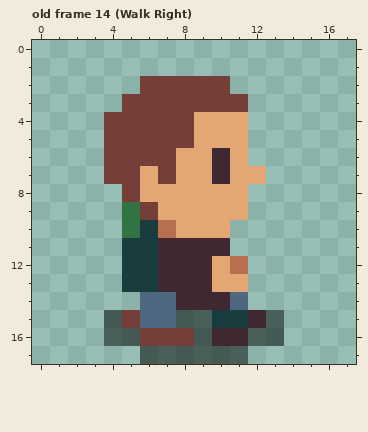
Pixel-art file: world/player/player.aseprite. The picture above is the old version.
18x18 pixels, 27 frames. Shown: old frame 14 (Walk Right). The commit also changed other frames, which this record leaves out.
Now the later version:
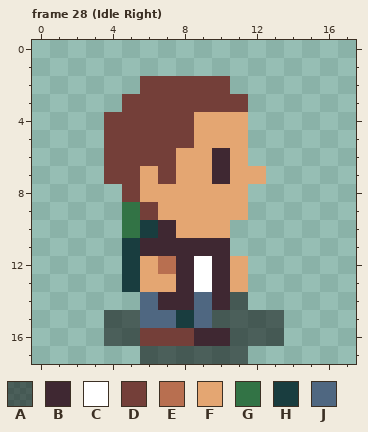
Palette (. is transparent): A #00000080  B #3f2832  C #ffffff  D #743f39  E #b86f50  F #e4a672  G #327345  H #193d3f  J #4f6781
A new or re-ordered frame is compared with the old frame closest to it.
Edits made:
frames 27 -> 31
Changed rows in their new state; - is an unchanged pixel.
Frame 28 (Idle Right) is new; against old frame 14 (Walk Right), layers "Head", "Main":
first column x 5:
10 --B-----
11 -B------
12 -FE-CBF-
13 -FF-CB--
14 --B-J-A-
15 A--HJAAA
16 ----B-A-
Pixel boxes of the changes (left, top, right, bottom) in both pictures:
changed: (122, 220, 266, 346)
